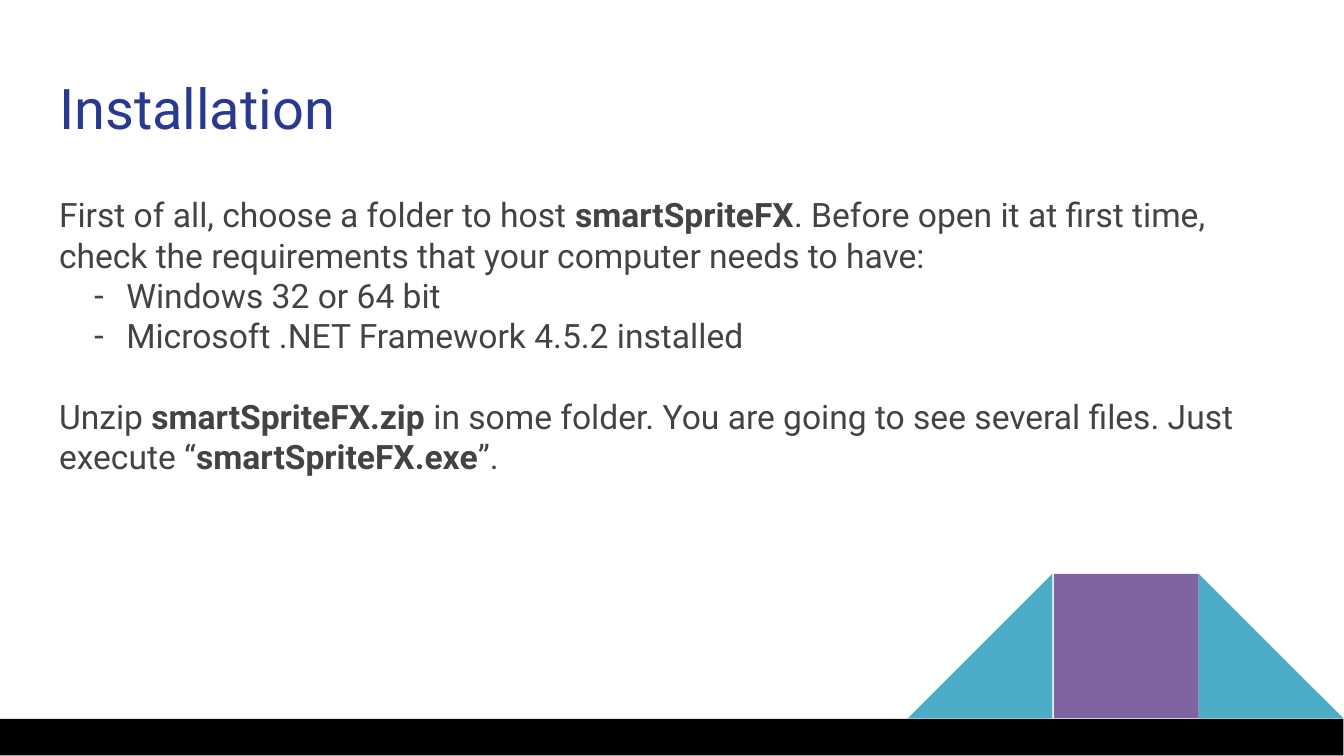
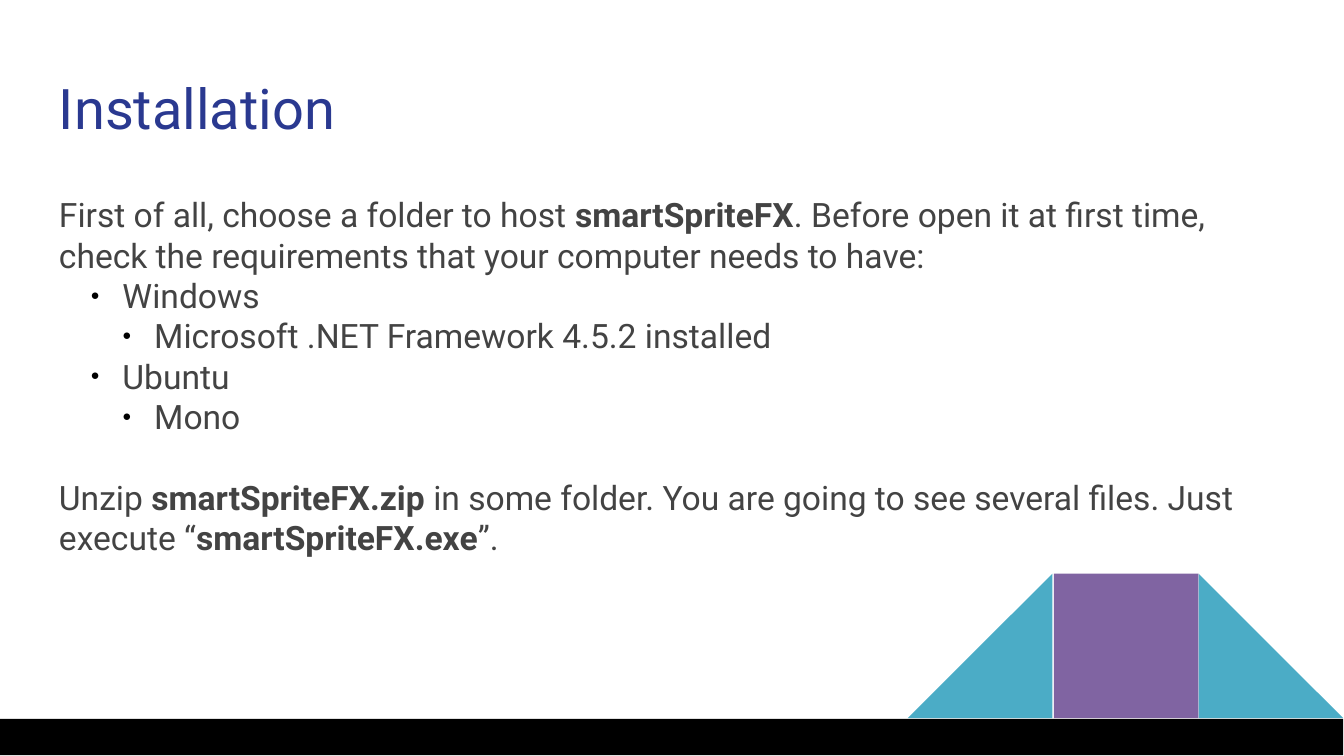
Before and after one commit to MGODOY-BR/smartSpriteFX, a slide deck: slide 4 of [doc]/Using smartSpriteFX.pptx. Drawn at 1344x756 pixels with LibreOffice and Linux fonts; fonts in the diff are those of the drawing. Boxes give left, top, right and bottom in pixels: in the first picture for what was removed or moved away, otherwise in the second. Text is boxed around its words. In the diff, an @@ line names an element or a change of style, - is before the commit and + after.

```diff
--- a/[doc]/Using smartSpriteFX.pptx
+++ b/[doc]/Using smartSpriteFX.pptx
@@ text at bbox=[122, 283, 259, 309]: text changed @@
-– Windows 32 or 64 bit
+  ● Windows
@@ text at bbox=[154, 322, 771, 349]: bullet - to ●; list level 1 to 3 in "Microsoft .NET Framework 4.5.2 installed"; bullet colour #434343 to #000000 @@
@@ text at bbox=[122, 364, 240, 430]: paragraphs added @@
+  ● Ubuntu
+    ● Mono
```
Also in this commit, not shown: 3 other slides changed, 2 other files.
